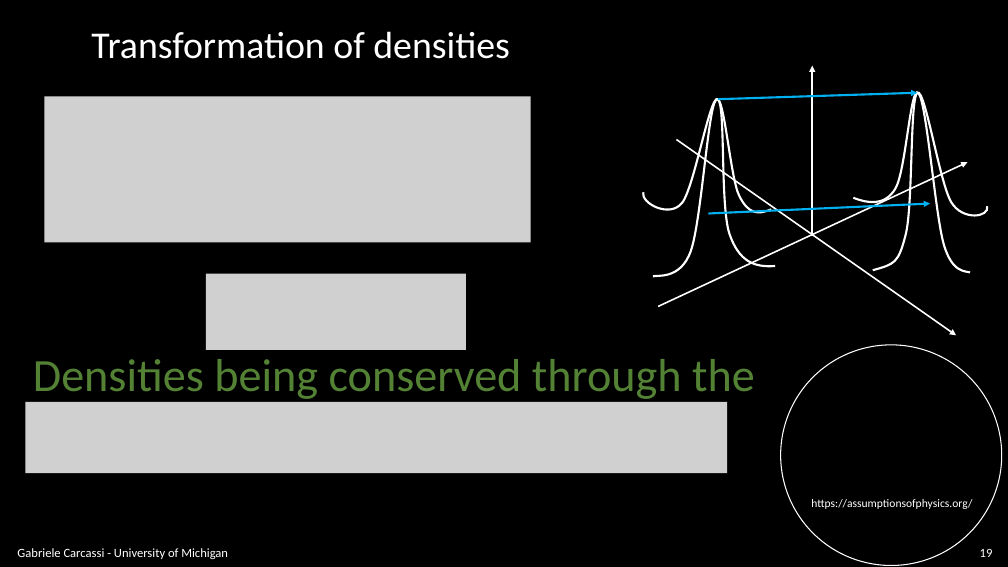
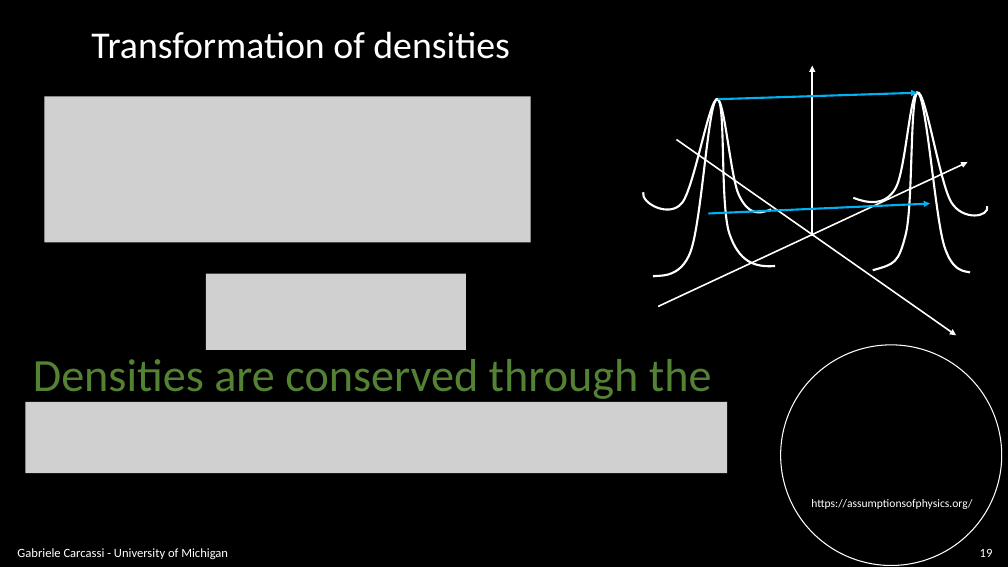
Before and after one commit to assumptionsofphysics/slides, a slide deck: slide 19 of BookCompanions-v2/RP-Class-3.pptx. Drawn at 1008x567 pixels with LibreOffice and Linux fonts; fonts in the diff are those of the drawing; grey boxes stand for pictures; background and template pictures are left out. Boxes give left, top, right and bottom in pixels: in the first picture for what was removed or moved away, otherwise in the second. Text is boxed around its words. In the diff, an @@ line names an element or a change of style, - is before the commit and + after.

```diff
--- a/BookCompanions-v2/RP-Class-3.pptx
+++ b/BookCompanions-v2/RP-Class-3.pptx
@@ text at [33,359,712,403]: text changed @@
-Densities being conserved through the
+Densities are conserved through the
```
Also in this commit, not shown: 30 other slides changed, 6 slides added, 1 slide removed.
